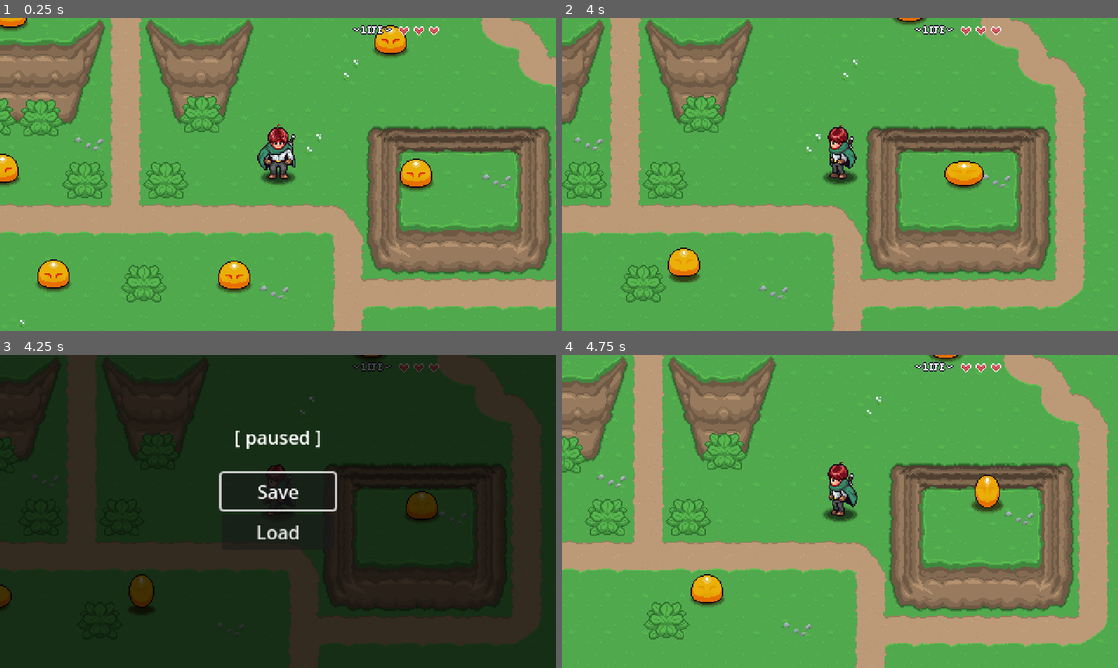
Above: before the commit, frames 1-4 (two rows, left to right).
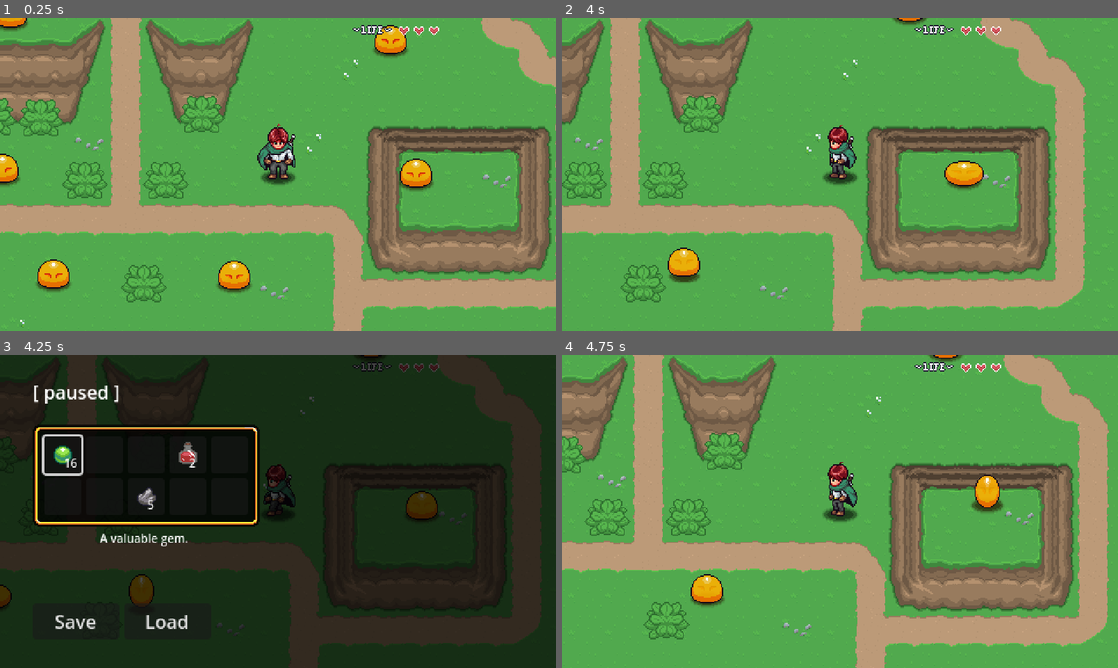
Above: after the commit, the same moments.

Repository: shawndeprey/aarpg
Game: Godot game, scene res://playground.tscn
Same seed, same stepped clock (60 frames per second), same inputs: the game is played once before the commit and once after it.
Inputs:
- Up to frame 1 (0.25 s): no input
- Up to frame 2 (4 s): hold Right (right) 0.53-1.28 s; hold Z (attack) 0.53-1.28 s; hold Down (down) 1.28-2.03 s; tap Z (attack) at 1.35, 2.85 s; hold Right (right) 2.03-2.78 s; hold Z (attack) 2.03-2.78 s; hold Up (up) 2.78-3.53 s; hold Left (left) from 3.53 s (still down); hold Z (attack) from 3.53 s (still down)
- Up to frame 3 (4.25 s): keep holding Left (left); keep holding Z (attack); tap Escape (pause) at 4.15 s
- Up to frame 4 (4.75 s): release Left (left) at 4.25 s; release Z (attack) at 4.25 s; click "Save" at 4.25 s

Frames 1-2 are identical in both runs. In frame 3, 13% of the frame differs, in the area x 5-61%, y 9-88%; in frame 4, nothing differs.

Commit message:
Add base inventory UI and player inventory manager/memory

Diff:
--- /dev/null
+++ b/GUI/pause_menu/inventory/inventory_slot.tscn
@@ -0,0 +1,33 @@
+[gd_scene load_steps=4 format=3 uid="uid://crdu7kagr00"]
+
+[ext_resource type="Script" path="res://GUI/pause_menu/inventory/scripts/inventory_slot_ui.gd" id="1_4fock"]
+[ext_resource type="Texture2D" uid="uid://sxya84p07rmh" path="res://Items/Sprites/items.png" id="1_sdg6s"]
+
+[sub_resource type="AtlasTexture" id="AtlasTexture_q5pc0"]
+atlas = ExtResource("1_sdg6s")
+region = Rect2(0, 0, 32, 32)
+
+[node name="InventorySlot" type="Button"]
+custom_minimum_size = Vector2(32, 32)
+offset_right = 32.0
+offset_bottom = 32.0
+size_flags_horizontal = 3
+size_flags_vertical = 3
+script = ExtResource("1_4fock")
+
+[node name="TextureRect" type="TextureRect" parent="."]
+custom_minimum_size = Vector2(32, 32)
+layout_mode = 0
+offset_right = 32.0
+offset_bottom = 32.0
+texture = SubResource("AtlasTexture_q5pc0")
+stretch_mode = 3
+
+[node name="Label" type="Label" parent="."]
+layout_mode = 0
+offset_left = 17.0
+offset_top = 16.0
+offset_right = 29.0
+offset_bottom = 30.0
+theme_override_font_sizes/font_size = 10
+text = "99"
--- /dev/null
+++ b/GUI/pause_menu/inventory/player_inventory.tres
@@ -0,0 +1,26 @@
+[gd_resource type="Resource" script_class="InventoryData" load_steps=9 format=3 uid="uid://crgd6ve5nyado"]
+
+[ext_resource type="Script" path="res://GUI/pause_menu/inventory/scripts/inventory_data.gd" id="1_qtyrh"]
+[ext_resource type="Script" path="res://GUI/pause_menu/inventory/scripts/slot_data.gd" id="2_ykjrd"]
+[ext_resource type="Resource" uid="uid://c45x6f8ur33sl" path="res://Items/gem.tres" id="3_1kp33"]
+[ext_resource type="Resource" uid="uid://crwv3edy1g5a1" path="res://Items/potion.tres" id="4_eupyw"]
+[ext_resource type="Resource" uid="uid://cm7n78tp4weew" path="res://Items/stone.tres" id="5_vi3n8"]
+
+[sub_resource type="Resource" id="Resource_ce6g1"]
+script = ExtResource("2_ykjrd")
+item_data = ExtResource("3_1kp33")
+quantity = 16
+
+[sub_resource type="Resource" id="Resource_h12v2"]
+script = ExtResource("2_ykjrd")
+item_data = ExtResource("4_eupyw")
+quantity = 2
+
+[sub_resource type="Resource" id="Resource_qy0i8"]
+script = ExtResource("2_ykjrd")
+item_data = ExtResource("5_vi3n8")
+quantity = 5
+
+[resource]
+script = ExtResource("1_qtyrh")
+slots = Array[ExtResource("2_ykjrd")]([SubResource("Resource_ce6g1"), null, null, SubResource("Resource_h12v2"), null, null, null, SubResource("Resource_qy0i8"), null, null])
--- /dev/null
+++ b/GUI/pause_menu/inventory/scripts/inventory_data.gd
@@ -0,0 +1,6 @@
+class_name InventoryData extends Resource
+
+@export var slots: Array[SlotData]
+
+func add_item() -> void:
+	pass
--- /dev/null
+++ b/GUI/pause_menu/inventory/scripts/inventory_slot_ui.gd
@@ -0,0 +1,25 @@
+class_name InventorySlotUI extends Button
+
+@onready var texture_rect: TextureRect = $TextureRect
+@onready var label: Label = $Label
+
+var slot_data: SlotData: set = set_slot_data
+
+func _ready() -> void:
+	texture_rect.texture = null
+	label.text = ""
+	focus_entered.connect(item_focus)
+	focus_exited.connect(item_blur)
+
+func set_slot_data(value: SlotData) -> void:
+	slot_data = value
+	if slot_data == null: return
+	texture_rect.texture = slot_data.item_data.texture
+	label.text = str(slot_data.quantity)
+
+func item_focus() -> void:
+	if !slot_data or !slot_data.item_data: return
+	PauseMenu.update_item_description(slot_data.item_data.description)
+
+func item_blur() -> void:
+	PauseMenu.update_item_description("")
--- /dev/null
+++ b/GUI/pause_menu/inventory/scripts/inventory_ui.gd
@@ -0,0 +1,21 @@
+class_name InventoryUI extends Control
+const INVENTORY_SLOT = preload("res://GUI/pause_menu/inventory/inventory_slot.tscn")
+
+@export var data: InventoryData
+
+func _ready() -> void:
+	PauseMenu.shown.connect(update_inventory)
+	PauseMenu.hidden.connect(clear_inventory)
+	clear_inventory()
+	pass
+
+func clear_inventory() -> void:
+	for c in get_children():
+		c.queue_free()
+
+func update_inventory() -> void:
+	for s in data.slots:
+		var new_slot = INVENTORY_SLOT.instantiate()
+		add_child(new_slot)
+		new_slot.slot_data = s
+	get_child(0).grab_focus()
--- /dev/null
+++ b/GUI/pause_menu/inventory/scripts/slot_data.gd
@@ -0,0 +1,4 @@
+class_name SlotData extends Resource
+
+@export var item_data: ItemData
+@export var quantity: int = 0
--- a/GUI/pause_menu/pause_menu.gd
+++ b/GUI/pause_menu/pause_menu.gd
@@ -1,6 +1,10 @@
 extends CanvasLayer
-@onready var button_save: Button = $VBoxContainer/Button_Save
-@onready var button_load: Button = $VBoxContainer/Button_Load
+@onready var button_save: Button = $Control/HBoxContainer/Button_Save
+@onready var button_load: Button = $Control/HBoxContainer/Button_Load
+@onready var item_description: Label = $Control/ItemDescription
+
+signal shown
+signal hidden
 
 var is_paused: bool = false
 
@@ -22,12 +26,13 @@
 	get_tree().paused = true
 	visible = true
 	is_paused = true
-	button_save.grab_focus()
+	shown.emit()
 
 func hide_pause_menu() -> void:
 	get_tree().paused = false
 	visible = false
 	is_paused = false
+	hidden.emit()
 
 func _on_save_pressed() -> void:
 	if !is_paused: return
@@ -39,3 +44,6 @@
 	SaveManager.load_game()
 	await LevelManager.level_load_started
 	hide_pause_menu()
+
+func update_item_description(new_text: String) -> void:
+	item_description.text = new_text
--- a/GUI/pause_menu/pause_menu.tscn
+++ b/GUI/pause_menu/pause_menu.tscn
@@ -1,13 +1,41 @@
-[gd_scene load_steps=2 format=3 uid="uid://bpe4kqt0x2wam"]
+[gd_scene load_steps=8 format=3 uid="uid://bpe4kqt0x2wam"]
 
 [ext_resource type="Script" path="res://GUI/pause_menu/pause_menu.gd" id="1_m3t13"]
+[ext_resource type="Texture2D" uid="uid://sxya84p07rmh" path="res://Items/Sprites/items.png" id="2_6d2vv"]
+[ext_resource type="PackedScene" uid="uid://crdu7kagr00" path="res://GUI/pause_menu/inventory/inventory_slot.tscn" id="3_2qcj2"]
+[ext_resource type="Script" path="res://GUI/pause_menu/inventory/scripts/inventory_ui.gd" id="3_l4f3o"]
+[ext_resource type="Resource" uid="uid://crgd6ve5nyado" path="res://GUI/pause_menu/inventory/player_inventory.tres" id="4_3mgdn"]
+
+[sub_resource type="AtlasTexture" id="AtlasTexture_gw13a"]
+atlas = ExtResource("2_6d2vv")
+region = Rect2(96, 0, 32, 32)
+
+[sub_resource type="StyleBoxTexture" id="StyleBoxTexture_ue4rt"]
+content_margin_left = 10.0
+content_margin_top = 10.0
+content_margin_right = 10.0
+content_margin_bottom = 10.0
+texture = SubResource("AtlasTexture_gw13a")
+texture_margin_left = 14.0
+texture_margin_top = 14.0
+texture_margin_right = 14.0
+texture_margin_bottom = 14.0
 
 [node name="PauseMenu" type="CanvasLayer"]
 process_mode = 3
 layer = 2
 script = ExtResource("1_m3t13")
 
-[node name="ColorRect" type="ColorRect" parent="."]
+[node name="Control" type="Control" parent="."]
+layout_mode = 3
+anchors_preset = 15
+anchor_right = 1.0
+anchor_bottom = 1.0
+grow_horizontal = 2
+grow_vertical = 2
+
+[node name="ColorRect" type="ColorRect" parent="Control"]
+layout_mode = 1
 anchors_preset = 15
 anchor_right = 1.0
 anchor_bottom = 1.0
@@ -15,34 +43,84 @@
 grow_vertical = 2
 color = Color(0, 0, 0, 0.729412)
 
-[node name="VBoxContainer" type="VBoxContainer" parent="."]
+[node name="Label" type="Label" parent="Control"]
+layout_mode = 1
+anchors_preset = 5
+anchor_left = 0.5
+anchor_right = 0.5
+offset_left = -212.0
+offset_top = 20.0
+offset_right = -136.0
+offset_bottom = 43.0
+grow_horizontal = 2
+text = "[ paused ]"
+
+[node name="ItemDescription" type="Label" parent="Control"]
+layout_mode = 1
+anchors_preset = 5
+anchor_left = 0.5
+anchor_right = 0.5
+offset_left = -211.0
+offset_top = 151.0
+offset_right = -19.0
+offset_bottom = 174.0
+grow_horizontal = 2
+theme_override_font_sizes/font_size = 10
+text = "This red drink restores your health."
+horizontal_alignment = 1
+autowrap_mode = 2
+
+[node name="PanelContainer" type="PanelContainer" parent="Control"]
+layout_mode = 0
+offset_left = 28.0
+offset_top = 60.0
+offset_right = 224.0
+offset_bottom = 148.0
+theme_override_styles/panel = SubResource("StyleBoxTexture_ue4rt")
+
+[node name="GridContainer" type="GridContainer" parent="Control/PanelContainer"]
+layout_mode = 2
+size_flags_vertical = 0
+columns = 5
+script = ExtResource("3_l4f3o")
+data = ExtResource("4_3mgdn")
+
+[node name="InventorySlot" parent="Control/PanelContainer/GridContainer" instance=ExtResource("3_2qcj2")]
+layout_mode = 2
+size_flags_vertical = 2
+
+[node name="InventorySlot2" parent="Control/PanelContainer/GridContainer" instance=ExtResource("3_2qcj2")]
+layout_mode = 2
+size_flags_vertical = 2
+
+[node name="InventorySlot3" parent="Control/PanelContainer/GridContainer" instance=ExtResource("3_2qcj2")]
+layout_mode = 2
+size_flags_vertical = 2
+
+[node name="InventorySlot4" parent="Control/PanelContainer/GridContainer" instance=ExtResource("3_2qcj2")]
+layout_mode = 2
+size_flags_vertical = 2
+
+[node name="HBoxContainer" type="HBoxContainer" parent="Control"]
+layout_mode = 1
 anchors_preset = 8
 anchor_left = 0.5
 anchor_top = 0.5
 anchor_right = 0.5
 anchor_bottom = 0.5
-offset_left = -49.0
-offset_top = -33.0
-offset_right = 49.0
-offset_bottom = 33.0
+offset_left = -212.0
+offset_top = 79.0
+offset_right = -47.0
+offset_bottom = 110.0
 grow_horizontal = 2
 grow_vertical = 2
 
-[node name="Button_Save" type="Button" parent="VBoxContainer"]
+[node name="Button_Save" type="Button" parent="Control/HBoxContainer"]
+custom_minimum_size = Vector2(75, 0)
 layout_mode = 2
 text = "Save"
 
-[node name="Button_Load" type="Button" parent="VBoxContainer"]
+[node name="Button_Load" type="Button" parent="Control/HBoxContainer"]
+custom_minimum_size = Vector2(75, 0)
 layout_mode = 2
 text = "Load"
-
-[node name="Label" type="Label" parent="."]
-anchors_preset = 5
-anchor_left = 0.5
-anchor_right = 0.5
-offset_left = -38.0
-offset_top = 59.0
-offset_right = 38.0
-offset_bottom = 82.0
-grow_horizontal = 2
-text = "[ paused ]"
--- /dev/null
+++ b/Items/Scripts/item_data.gd
@@ -0,0 +1,5 @@
+class_name ItemData extends Resource
+
+@export var name: String = ""
+@export_multiline var description: String = ""
+@export var texture: Texture2D
--- /dev/null
+++ b/Items/gem.tres
@@ -0,0 +1,14 @@
+[gd_resource type="Resource" script_class="ItemData" load_steps=4 format=3 uid="uid://c45x6f8ur33sl"]
+
+[ext_resource type="Script" path="res://Items/Scripts/item_data.gd" id="1_e2npo"]
+[ext_resource type="Texture2D" uid="uid://sxya84p07rmh" path="res://Items/Sprites/items.png" id="2_pb877"]
+
+[sub_resource type="AtlasTexture" id="AtlasTexture_mxrex"]
+atlas = ExtResource("2_pb877")
+region = Rect2(0, 0, 32, 32)
+
+[resource]
+script = ExtResource("1_e2npo")
+name = "Gem"
+description = "A valuable gem."
+texture = SubResource("AtlasTexture_mxrex")
--- /dev/null
+++ b/Items/potion.tres
@@ -0,0 +1,14 @@
+[gd_resource type="Resource" script_class="ItemData" load_steps=4 format=3 uid="uid://crwv3edy1g5a1"]
+
+[ext_resource type="Script" path="res://Items/Scripts/item_data.gd" id="1_imwp3"]
+[ext_resource type="Texture2D" uid="uid://sxya84p07rmh" path="res://Items/Sprites/items.png" id="2_jdwn6"]
+
+[sub_resource type="AtlasTexture" id="AtlasTexture_yrjpb"]
+atlas = ExtResource("2_jdwn6")
+region = Rect2(32, 0, 32, 32)
+
+[resource]
+script = ExtResource("1_imwp3")
+name = "Potion"
+description = "This red drink restores your health."
+texture = SubResource("AtlasTexture_yrjpb")
--- /dev/null
+++ b/Items/stone.tres
@@ -0,0 +1,14 @@
+[gd_resource type="Resource" script_class="ItemData" load_steps=4 format=3 uid="uid://cm7n78tp4weew"]
+
+[ext_resource type="Script" path="res://Items/Scripts/item_data.gd" id="1_b7thu"]
+[ext_resource type="Texture2D" uid="uid://sxya84p07rmh" path="res://Items/Sprites/items.png" id="2_f5p6a"]
+
+[sub_resource type="AtlasTexture" id="AtlasTexture_x7u1a"]
+atlas = ExtResource("2_f5p6a")
+region = Rect2(64, 0, 32, 32)
+
+[resource]
+script = ExtResource("1_b7thu")
+name = "Stone"
+description = "Who doesn't love collecting rocks?"
+texture = SubResource("AtlasTexture_x7u1a")
Binary file added: Items/Sprites/items.png
Not shown, added: Items/Sprites/items.png.import
Not shown, changed: README.md
